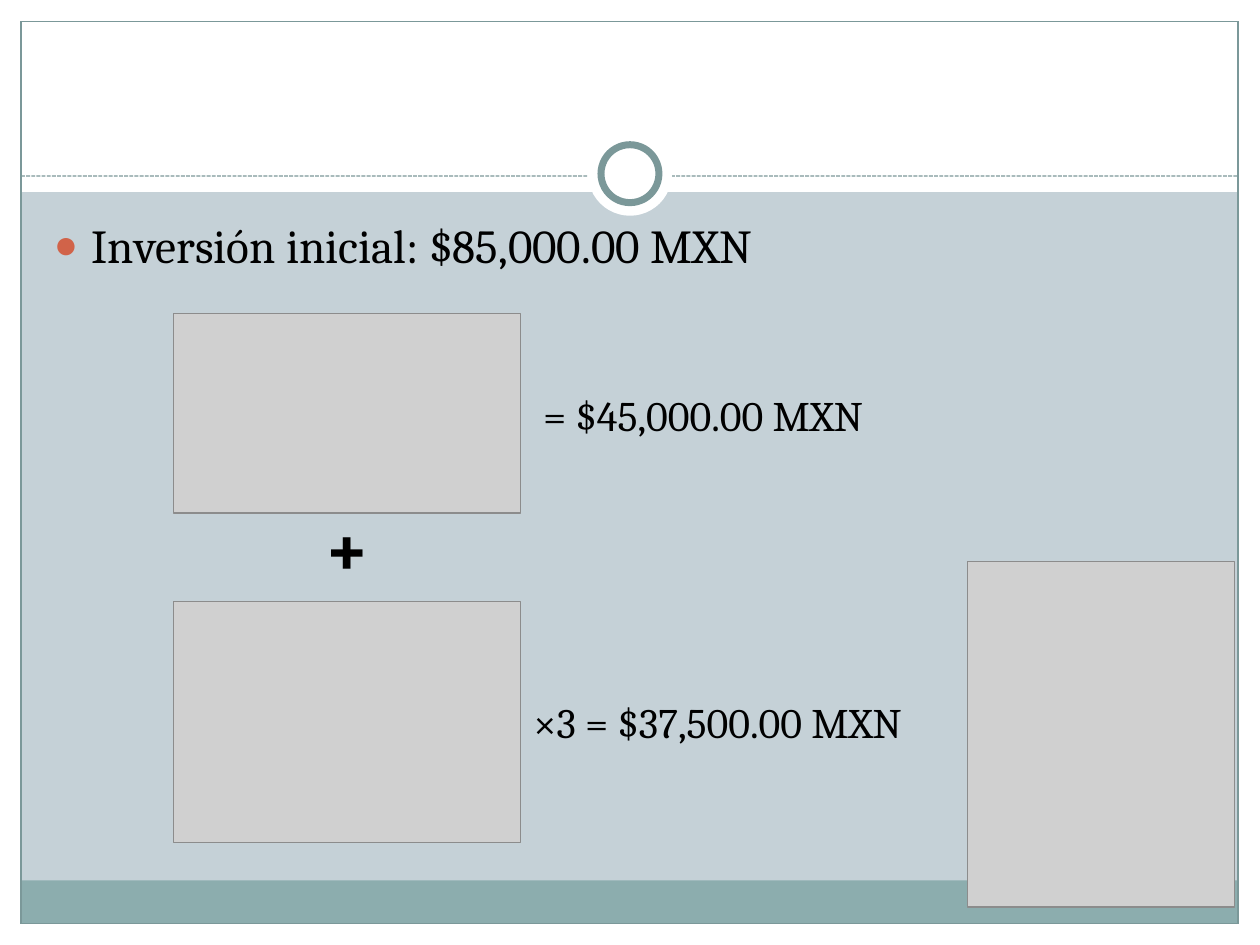
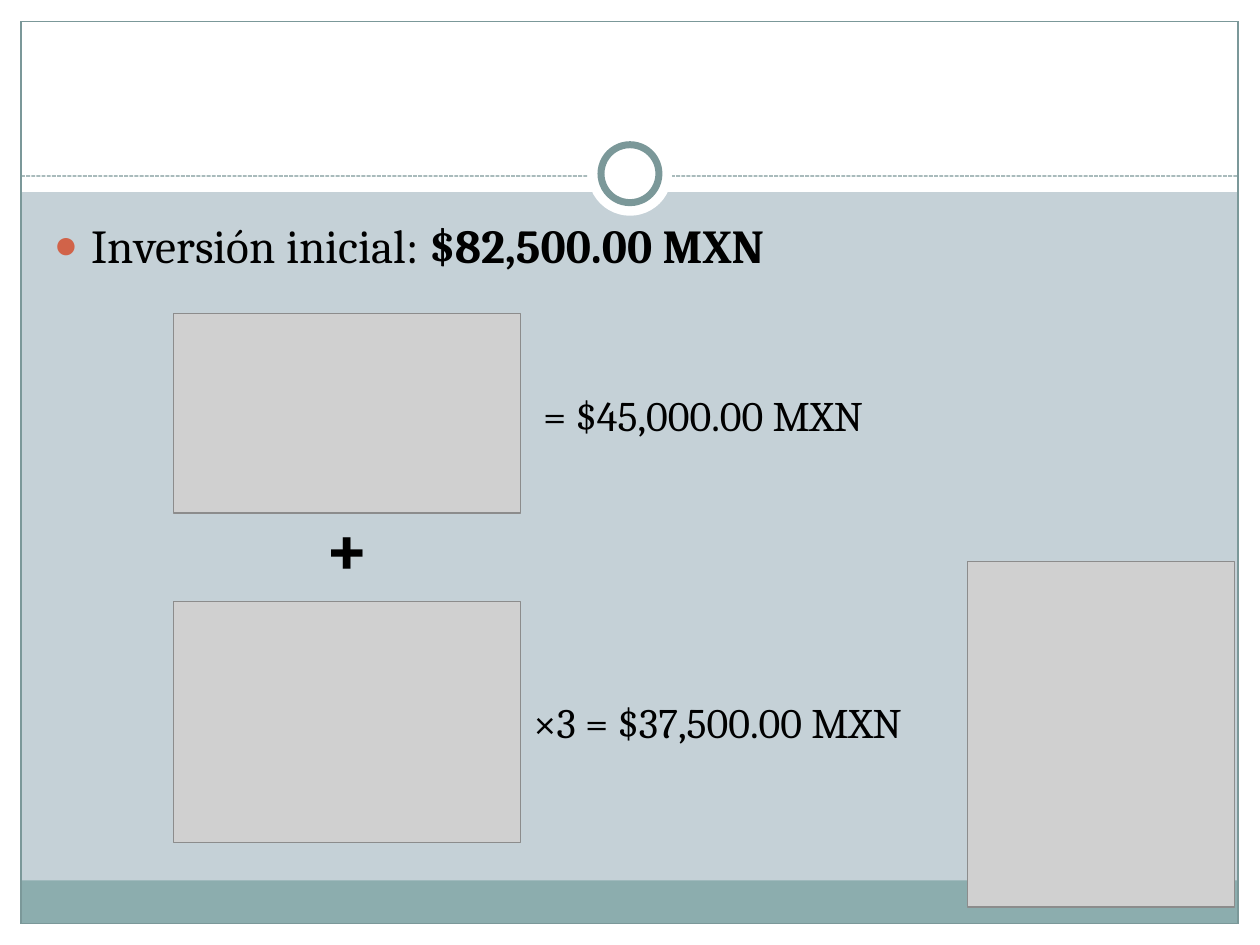
Before and after one commit to Davacas/Java_Proyecto2, a slide deck: slide 6 of ProtecoFood.pptx. Drawn at 1260x945 pixels with LibreOffice and Linux fonts; fonts in the diff are those of the drawing; grey boxes stand for pictures. Boxes give left, top, right and bottom in pixels: in the first picture for what was removed or moved away, otherwise in the second. Text is boxed around its words. In the diff, an @@ line names an element or a change of style, - is before the commit and + after.

```diff
--- a/ProtecoFood.pptx
+++ b/ProtecoFood.pptx
@@ text at <box>92,228,764,270</box>: text changed @@
-● Inversión inicial: $85,000.00 MXN
+● Inversión inicial: $82,500.00 MXN
```
Also in this commit, not shown: 2 other slides changed.
